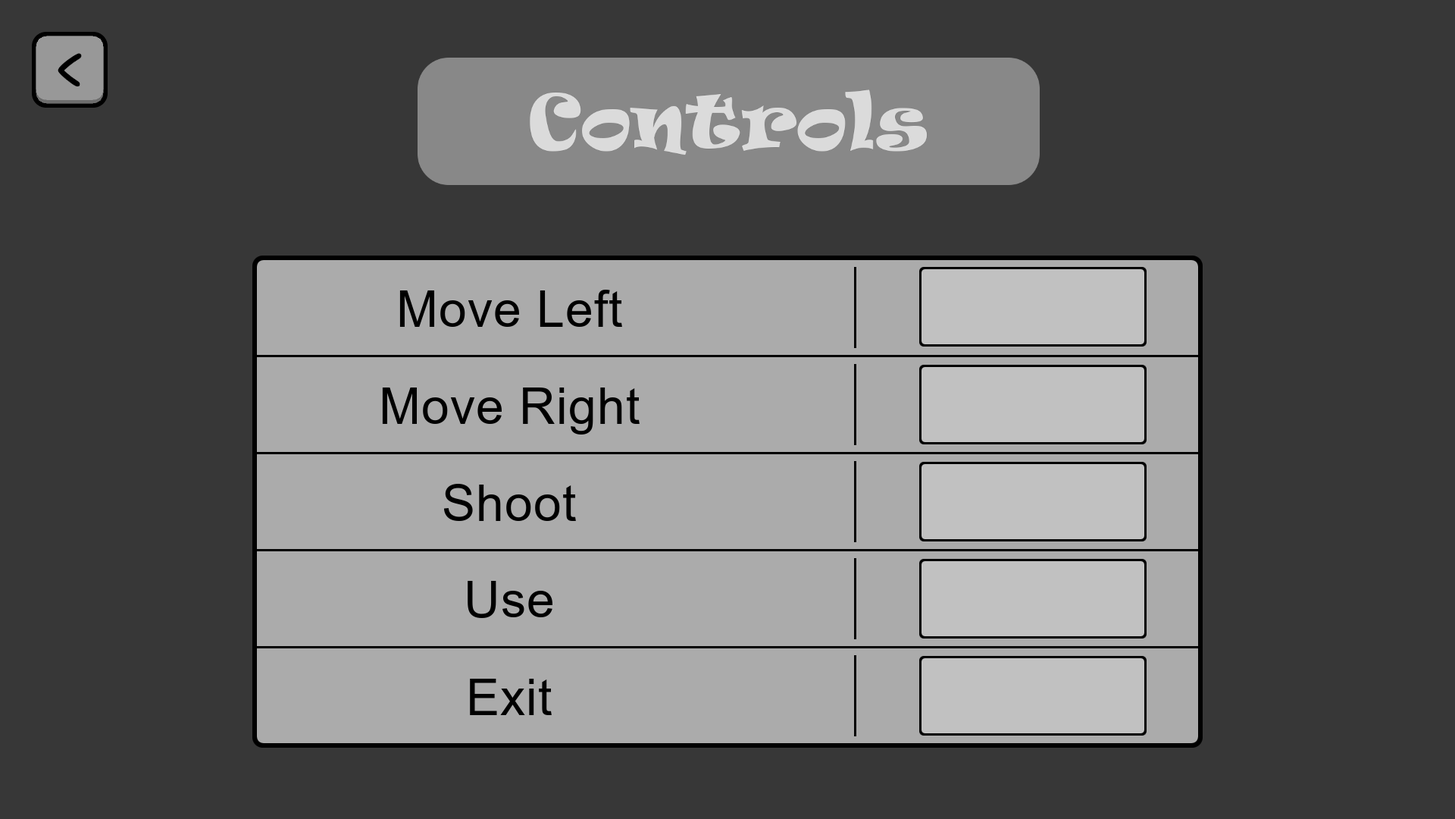
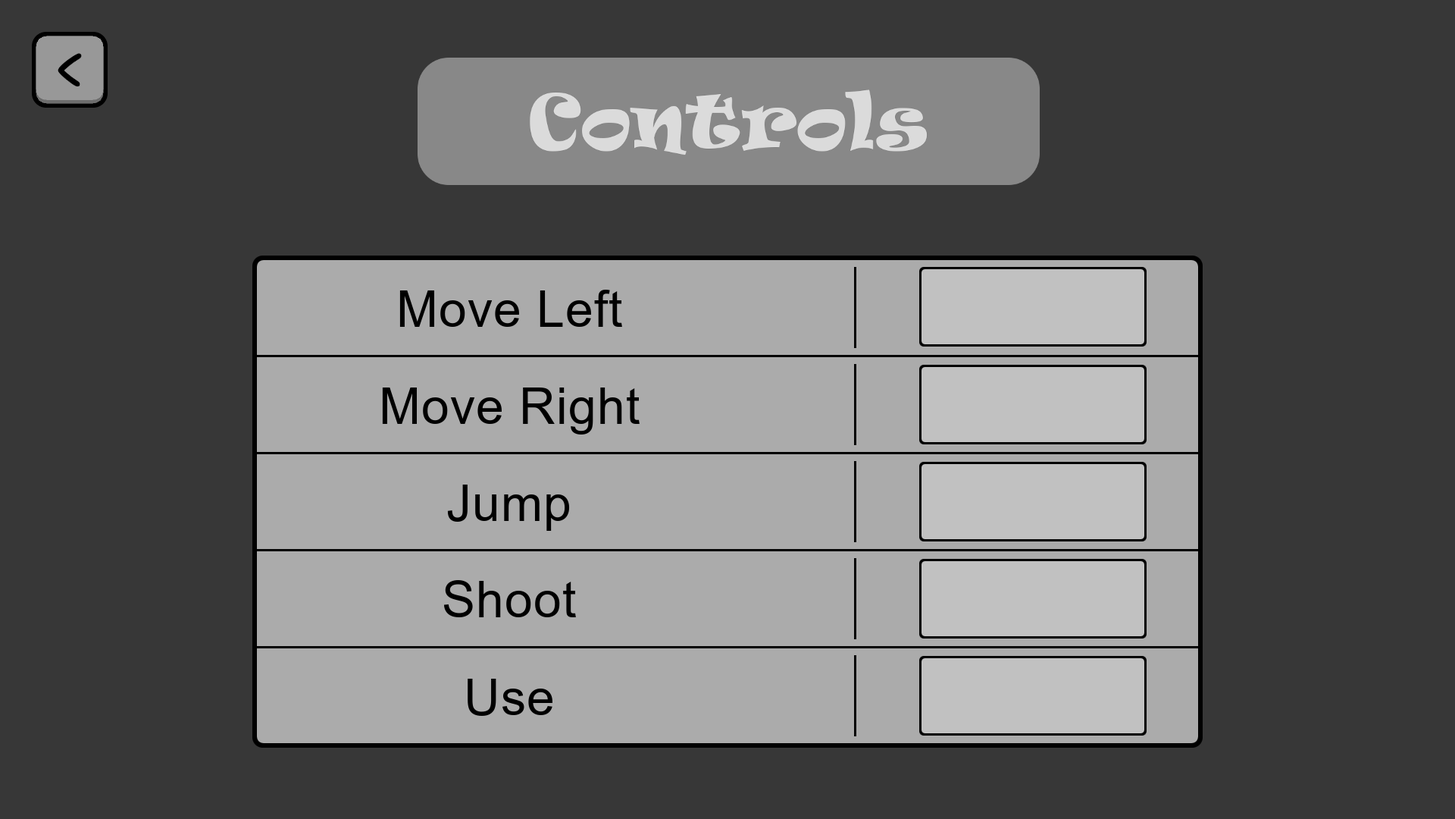
The second 1455px x 819px image is a revision of the first. Changes to its layers:
renamed "Shoot" to "Jump", painted on it over [444, 483, 577, 531]
renamed "Use" to "Shoot #1", painted on it over [444, 579, 577, 618]
renamed "Exit" to "Use #1", painted on it over [467, 678, 553, 716]
